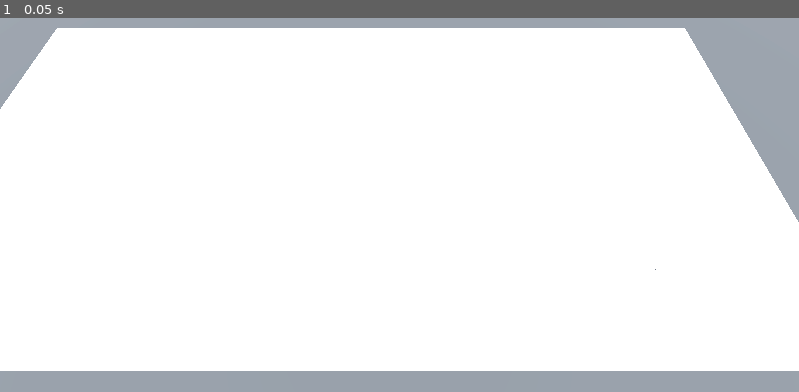
Above: before the commit, frame 1.
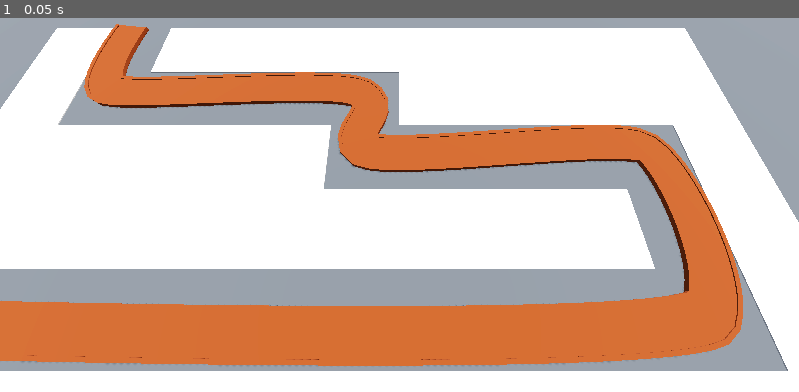
Above: after the commit, the same moment.

Repository: CSbean/Barbarian-Blaster
Game: Godot game, scene res://Scenes/bace_levle.tscn
The game is run twice, just before and just after one commit, with the same random seed, the same clock (stepped at 60 frames per second) and the same inputs.
Inputs:
- Up to frame 1 (0.05 s): no input

The runs differ from the first frame. In frame 1, 48% of the frame differs, in the area x 0-100%, y 1-100%.

Commit message:
make road

Diff:
--- a/Scenes/bace_levle.tscn
+++ b/Scenes/bace_levle.tscn
@@ -18,10 +18,20 @@
 [sub_resource type="StandardMaterial3D" id="StandardMaterial3D_0tbjv"]
 albedo_color = Color(0.31061712, 0.31061712, 0.3106171, 1)
 
+[sub_resource type="Curve3D" id="Curve3D_7i2ny"]
+_data = {
+"points": PackedVector3Array(0, 0, 0, 0, 0, 0, -27.447376, 0, 10.248699, -1.5743561, 0, 1.5338306, 1.5743561, 0, -1.5338306, 13.6282425, 0, 9.898097, 1.1277885, 0, 1.2045841, -1.1277885, 0, -1.2045841, 13.809021, 0, 1.5864086, 0.8061142, 0, 1.2542213, -0.8061142, 0, -1.2542213, -2.2159348, 0, 1.536044, 1.4260979, 0, 1.3043396, -1.4260979, 0, -1.3043396, -2.2159348, 0, -2.1760383, 1.3721066, 0, 0.7516459, -1.3721066, 0, -0.7516459, -17.968973, 0, -2.5432894, 0, 0, 0, 0, 0, 0, -18.633997, 0, -8.032764),
+"tilts": PackedFloat32Array(0, 0, 0, 0, 0, 0, 0)
+}
+point_count = 7
+
+[sub_resource type="StandardMaterial3D" id="StandardMaterial3D_7i2ny"]
+albedo_color = Color(0.49134398, 0.19890466, 0, 1)
+
 [node name="baceLevle" type="Node3D"]
 
 [node name="DirectionalLight3D" type="DirectionalLight3D" parent="."]
-transform = Transform3D(-0.8660254, -0.43301278, 0.25, 0, 0.49999997, 0.86602545, -0.50000006, 0.75, -0.43301266, 0, 0, 0)
+transform = Transform3D(-0.8660254, -0.43301278, 0.25, 0, 0.49999997, 0.86602545, -0.50000006, 0.75, -0.43301266, 12.985018, 44.981422, -22.49071)
 shadow_enabled = true
 
 [node name="WorldEnvironment" type="WorldEnvironment" parent="."]
@@ -40,5 +50,53 @@
 cell_size = Vector3(4, 4, 4)
 cell_center_y = false
 data = {
-"cells": PackedInt32Array(65535, 65535, 0, 65535, 65534, 0, 65535, 0, 0, 65535, 1, 0, 65535, 2, 0, 65534, 65535, 0, 65533, 65535, 0, 65532, 65535, 0, 65531, 65535, 0, 65530, 65535, 0, 0, 65535, 0, 1, 65535, 0, 2, 65535, 0, 3, 65535, 0, 4, 65535, 0, 65530, 65534, 0, 65531, 65534, 0, 65532, 65534, 0, 0, 0, 0, 65533, 65534, 0, 65534, 65534, 0, 0, 65534, 0, 1, 65534, 0, 2, 65534, 0, 3, 65534, 0, 4, 65534, 0, 65530, 0, 0, 65530, 1, 0, 65530, 2, 0, 65531, 0, 0, 65531, 1, 0, 65531, 2, 0, 65532, 0, 0, 65532, 1, 0, 65532, 2, 0, 65533, 0, 0, 65533, 1, 0, 65533, 2, 0, 65534, 0, 0, 65534, 1, 0, 65534, 2, 0, 0, 1, 0, 0, 2, 0, 1, 0, 0, 1, 1, 0, 1, 2, 0, 2, 0, 0, 2, 1, 0, 2, 2, 0, 3, 0, 0, 3, 1, 0, 3, 2, 0, 4, 0, 0, 4, 1, 0, 4, 2, 0)
+"cells": PackedInt32Array(65535, 65534, 0, 65535, 1, 0, 65530, 65535, 0, 0, 65535, 0, 1, 65535, 0, 2, 65535, 0, 3, 65535, 0, 4, 65535, 0, 65530, 65534, 0, 65532, 65534, 0, 65533, 65534, 0, 65534, 65534, 0, 0, 65534, 0, 1, 65534, 0, 2, 65534, 0, 3, 65534, 0, 4, 65534, 0, 65530, 0, 0, 65530, 1, 0, 65531, 0, 0, 65531, 1, 0, 65532, 0, 0, 65532, 1, 0, 65533, 0, 0, 65533, 1, 0, 65534, 0, 0, 65534, 1, 0, 0, 1, 0, 1, 1, 0, 2, 1, 0, 4, 0, 0, 4, 1, 0, 4, 2, 0, 65530, 3, 0, 65531, 3, 0, 65532, 3, 0, 65533, 3, 0, 65534, 3, 0, 65535, 3, 0, 0, 3, 0, 1, 3, 0, 2, 3, 0, 3, 3, 0, 4, 3, 0)
 }
+
+[node name="Path3D" type="Path3D" parent="."]
+curve = SubResource("Curve3D_7i2ny")
+
+[node name="Road" type="CSGPolygon3D" parent="Path3D"]
+material_override = SubResource("StandardMaterial3D_7i2ny")
+polygon = PackedVector2Array(-1, 0, -1, 0.2, 1, 0.2, 1, 0)
+mode = 2
+path_node = NodePath("..")
+path_interval_type = 0
+path_interval = 0.5
+path_simplify_angle = 0.0
+path_rotation = 2
+path_rotation_accurate = false
+path_local = false
+path_continuous_u = true
+path_u_distance = 1.0
+path_joined = false
+
+[node name="leftEdge" type="CSGPolygon3D" parent="Path3D"]
+material_override = SubResource("StandardMaterial3D_7i2ny")
+polygon = PackedVector2Array(-1.1, 0, -1.1, 0.25, -0.9, 0.25, -0.9, 0)
+mode = 2
+path_node = NodePath("..")
+path_interval_type = 0
+path_interval = 0.5
+path_simplify_angle = 0.0
+path_rotation = 2
+path_rotation_accurate = false
+path_local = false
+path_continuous_u = true
+path_u_distance = 1.0
+path_joined = false
+
+[node name="RightEdge" type="CSGPolygon3D" parent="Path3D"]
+material_override = SubResource("StandardMaterial3D_7i2ny")
+polygon = PackedVector2Array(1.1, 0, 1.1, 0.25, 0.9, 0.25, 0.9, 0)
+mode = 2
+path_node = NodePath("..")
+path_interval_type = 0
+path_interval = 0.5
+path_simplify_angle = 0.0
+path_rotation = 2
+path_rotation_accurate = false
+path_local = false
+path_continuous_u = true
+path_u_distance = 1.0
+path_joined = false
Not shown: 1 places in Scenes/bace_levle.tscn that only renumber resources
